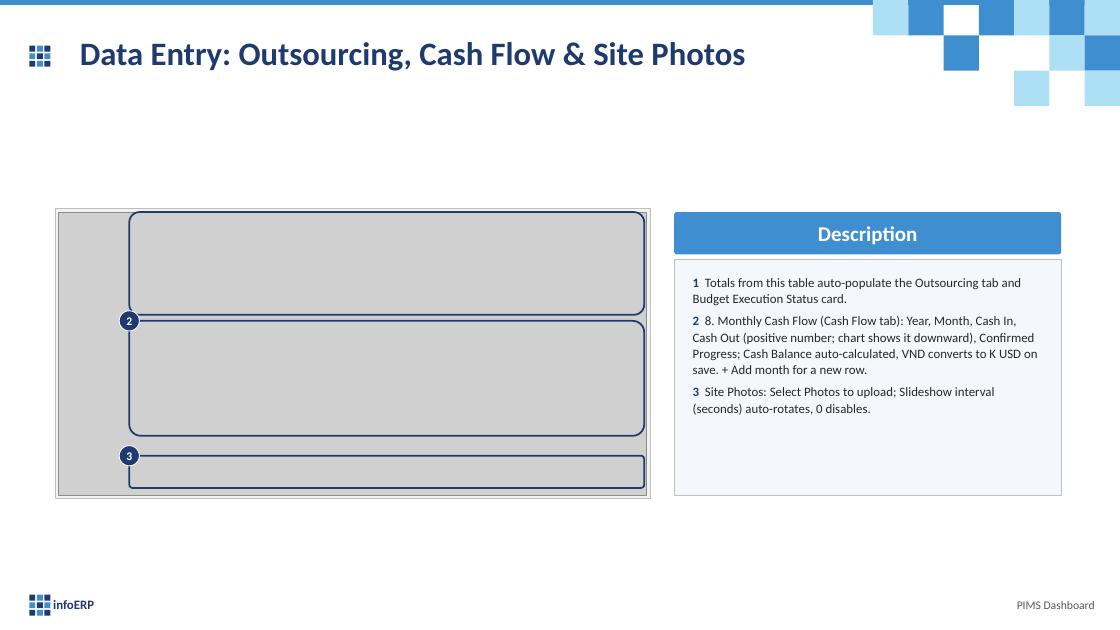
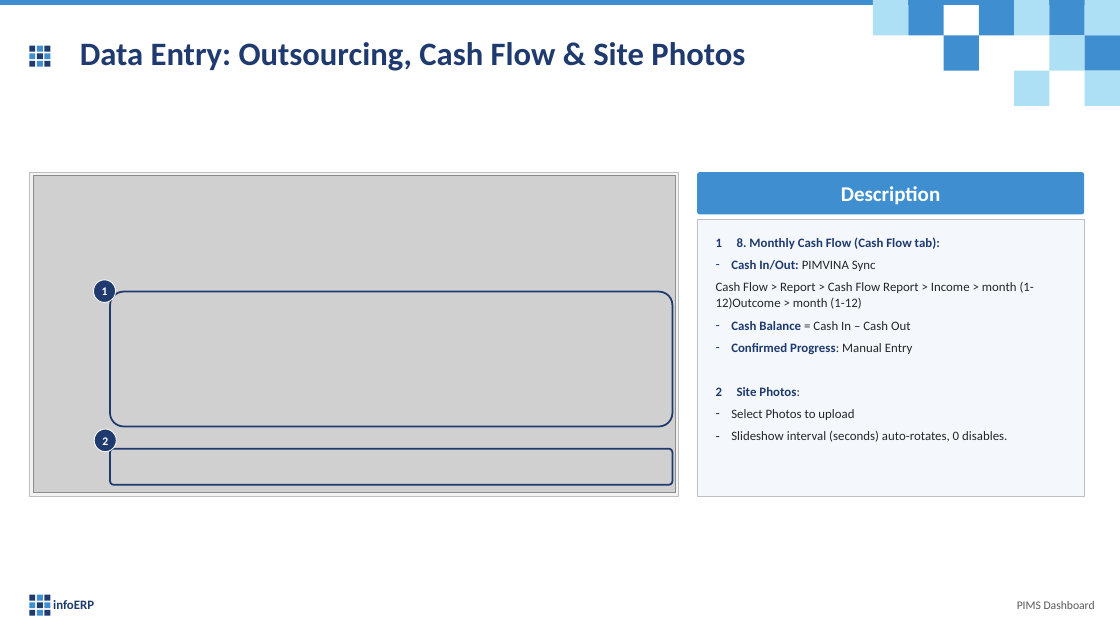
Before and after one commit to truongCLT/PIMS-DASHBOARD, a slide deck: slide 31 of docs/PIMS_Dashboard_User_Guide_Condensed.pptx (slide 28 before the commit). Drawn at 1120x630 pixels with LibreOffice and Linux fonts; fonts in the diff are those of the drawing; grey boxes stand for pictures. Boxes give left, top, right and bottom in pixels: in the first picture for what was removed or moved away, otherwise in the second. Text is boxed around its words. In the diff, an @@ line names an element or a change of style, - is before the commit and + after.

```diff
--- a/docs/PIMS_Dashboard_User_Guide_Condensed.pptx
+++ b/docs/PIMS_Dashboard_User_Guide_Condensed.pptx
@@ rectangle: place and size @@
-rectangle at [55,208,650,498]
+rectangle at [29,172,679,497]
@@ picture: place and size @@
-picture at [59,212,647,495]
+picture at [33,176,675,492]
@@ rounded rectangle "Description": place and size @@
-rounded rectangle "Description" at [675,212,1062,254]
+rounded rectangle "Description" at [697,172,1085,214]
@@ rounded rectangle removed at [129,212,644,314] @@
@@ rectangle: place and size @@
-rectangle at [675,260,1062,495]
+rectangle at [697,220,1085,497]
@@ text at [716,237,1034,442]: text changed @@
-1 Totals from this table auto-populate the Outsourcing tab and Budget Execution Status card.
-2 8. Monthly Cash Flow (Cash Flow tab): Year, Month, Cash In, Cash Out (positive number; chart shows it downward), Confirmed Progress; Cash Balance auto-calculated, VND converts to K USD on save. + Add month for a new row.
-3 Site Photos: Select Photos to upload; Slideshow interval (seconds) auto-rotates, 0 disables.
+1 8. Monthly Cash Flow (Cash Flow tab):
+– Cash In/Out: PIMVINA Sync
+Cash Flow > Report > Cash Flow Report > Income > month (1-12)Outcome > month (1-12)
+– Cash Balance = Cash In – Cash Out
+– Confirmed Progress: Manual Entry
+2 Site Photos:
+– Select Photos to upload
+– Slideshow interval (seconds) auto-rotates, 0 disables.
@@ ellipse added at [93,280,115,302], fill #1F3A6E, outline #FFFFFF 0.75 pt, 10 pt, text #FFFFFF, bold @@
+1
@@ rounded rectangle: place and size @@
-rounded rectangle at [129,321,644,436]
+rounded rectangle at [110,292,673,426]
@@ ellipse "2": place and size @@
-ellipse "2" at [119,311,139,331]
+ellipse "2" at [94,429,116,452]
@@ rounded rectangle: place and size @@
-rounded rectangle at [129,456,644,488]
+rounded rectangle at [110,449,673,485]
@@ ellipse removed at [119,446,139,466] @@
-3
```
Also in this commit, not shown: 36 other slides changed, 4 slides added, 1 slide removed, 7 other files.
